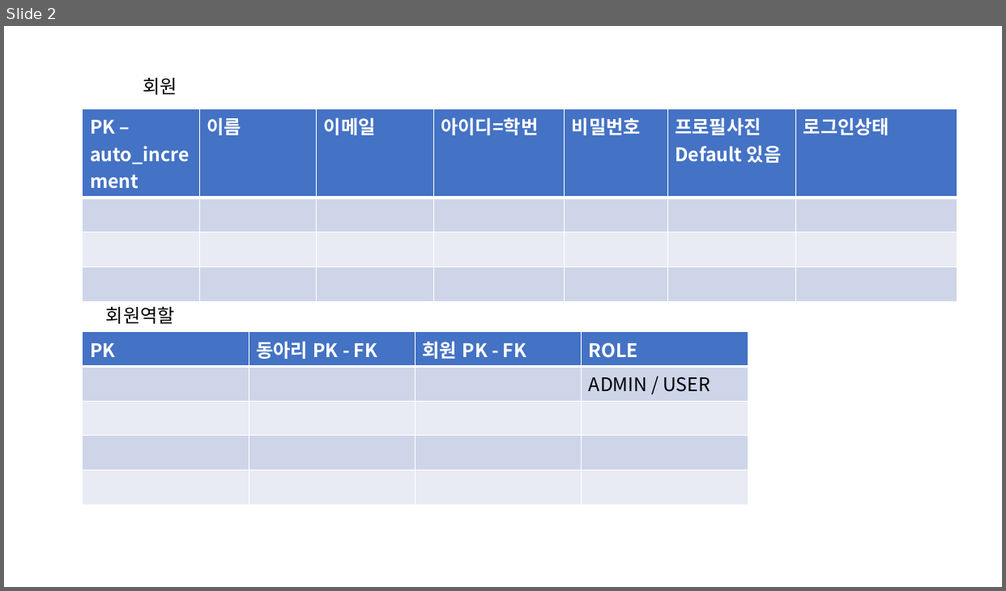
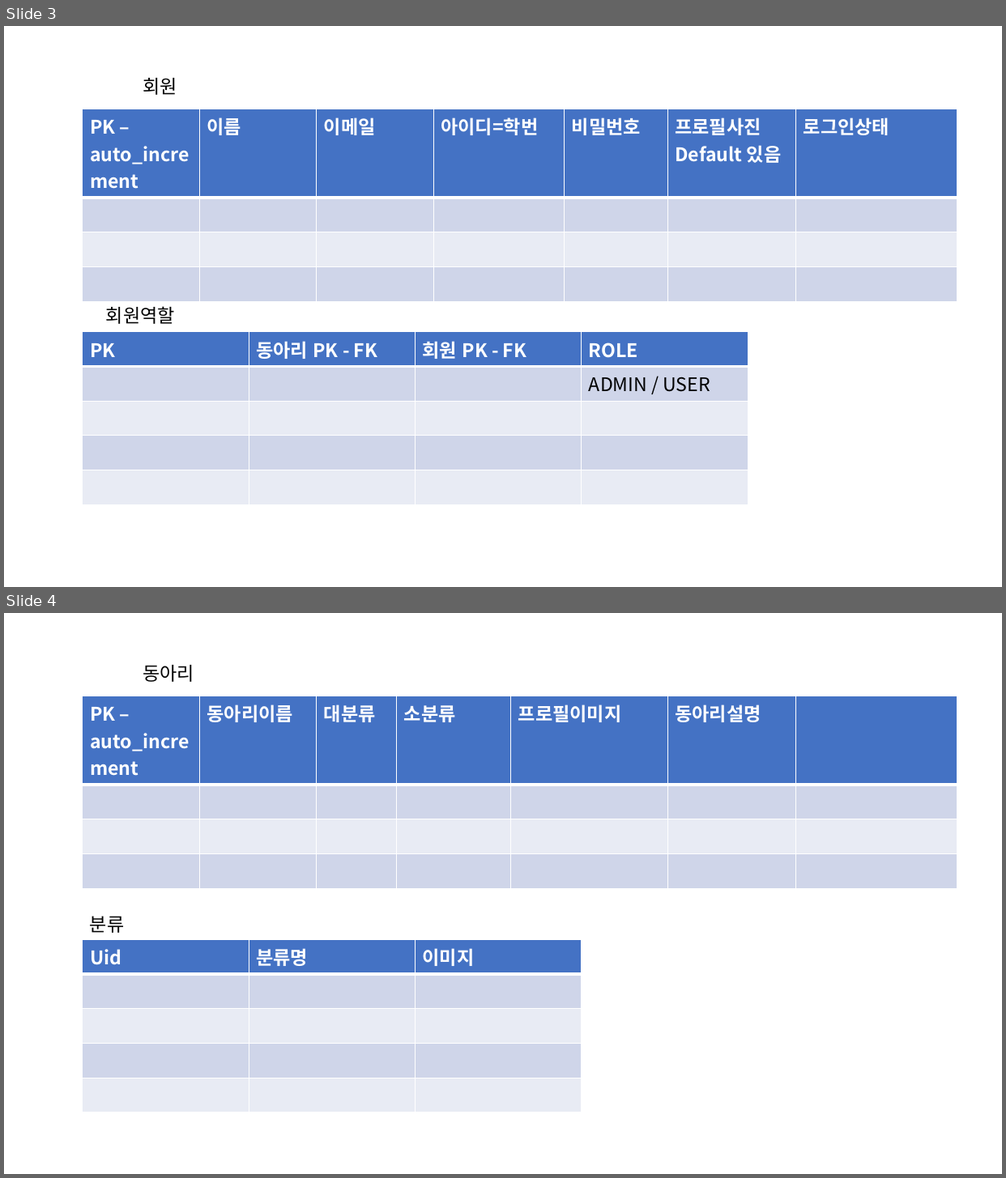
Before and after one commit to hyunniesss/ToyProject, a slide deck: document/db설계도.pptx. Shown one above the other, each under a label of ours: slide 2 before the commit, slides 3 and 4 after it. The pictures are 1006x591 and 1006x1178 pixels, drawn with LibreOffice and Linux fonts; fonts in the diff are those of the drawing. Boxes give left, top, right and bottom in pixels: in the first picture for what was removed or moved away, otherwise in the second. Text is boxed around its words. In the diff, an @@ line names an element or a change of style, - is before the commit and + after.

```diff
--- a/document/db설계도.pptx
+++ b/document/db설계도.pptx
@@ slide 4 added at (4, 613, 1002, 1174), background #FFFFFF @@
@@ text added at (143, 665, 194, 682), 18 pt, text #000000 @@
+동아리
@@ table added at (83, 696, 957, 862), 4 rows, 7 columns @@
+PK – auto_increment | 동아리이름 | 대분류 | 소분류 | 프로필이미지 | 동아리설명 | 
+ |  |  |  |  |  | 
+ |  |  |  |  |  | 
+ |  |  |  |  |  | 
@@ text added at (90, 916, 125, 933), 18 pt, text #000000 @@
+분류
@@ table added at (83, 940, 582, 1092), 5 rows, 3 columns @@
+Uid | 분류명 | 이미지
+ |  | 
+ |  | 
+ |  | 
+ |  | 
@@ what was slide 2 is now slide 3 @@
```
Also in this commit, not shown: 1 other slide added, 3 other files.
